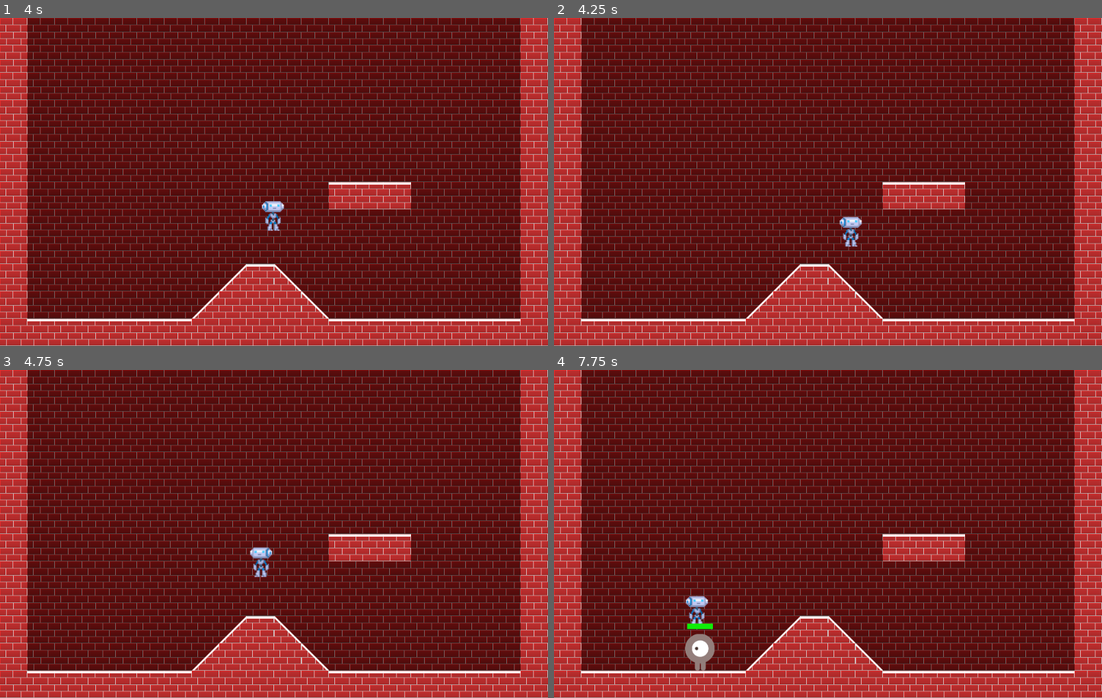
Above: before the commit, frames 1-4 (two rows, left to right).
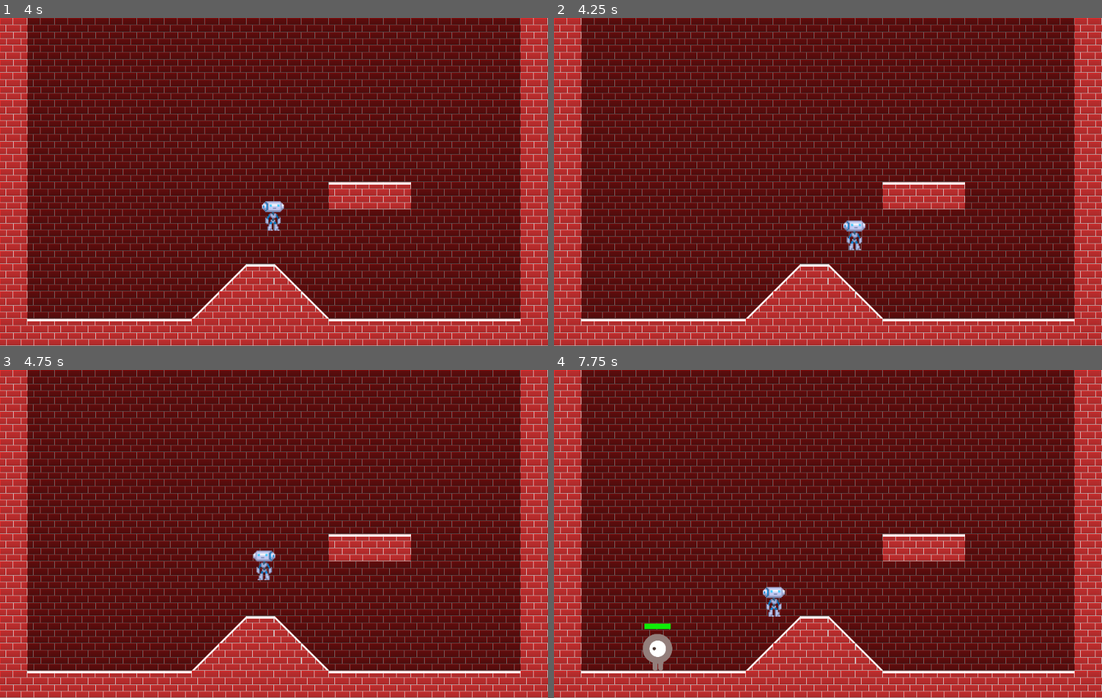
Above: after the commit, the same moments.

Repository: Ruefa/godot_test
Game: Godot game, scene res://Main.tscn
Same seed, same stepped clock (60 frames per second), same inputs: the game is played once before the commit and once after it.
Inputs:
- Up to frame 1 (4 s): tap Enter at 0.5 s; hold Right (ui_right) 0.53-2.03 s; tap Up (ui_up) at 0.77, 1.52, 3.02, 3.77 s; hold Left (ui_left) 2.03-2.78 s; hold Right (ui_right) from 2.78 s (still down)
- Up to frame 2 (4.25 s): keep holding Right (ui_right); tap Tab (ui_menu) at 4.15 s
- Up to frame 3 (4.75 s): release Right (ui_right) at 4.28 s; hold Left (ui_left) from 4.28 s (still down); tap Up (ui_up) at 4.52 s
- Up to frame 4 (7.75 s): release Left (ui_left) at 5.03 s; hold Right (ui_right) 5.03-5.78 s; hold Left (ui_left) 5.78-7.28 s; tap Up (ui_up) at 6.02, 6.77, 7.52 s; hold Right (ui_right) from 7.28 s (still down)

Frame 1 is identical in both runs. In frame 2, 0.3% of the frame differs, in the area x 52-57%, y 60-71%; in frame 3, 0.3%; in frame 4, 1.5%, in the area x 16-43%, y 66-92%.

Commit message:
added method to set player and methods to manipulate player values

Diff:
--- a/Side Scroll/Menu.gd
+++ b/Side Scroll/Menu.gd
@@ -1,17 +1,17 @@
 extends Node2D
+
+# reference to player object
+var player
 
 func _ready():
 	hide()
 
 func _process(delta):
-	# pause menu
-	if Input.is_action_pressed("ui_menu"):
-		if get_tree().paused:
-			get_tree().paused = false
-			hide()
-		else:
-			get_tree().paused = true
-			show()
+	pass
 
 func _on_Button_pressed():
-	print("you pressed me")
+	player.att_speed_mult -= .1
+	player.statChange()
+
+func setPlayer(Player):
+	player = Player
